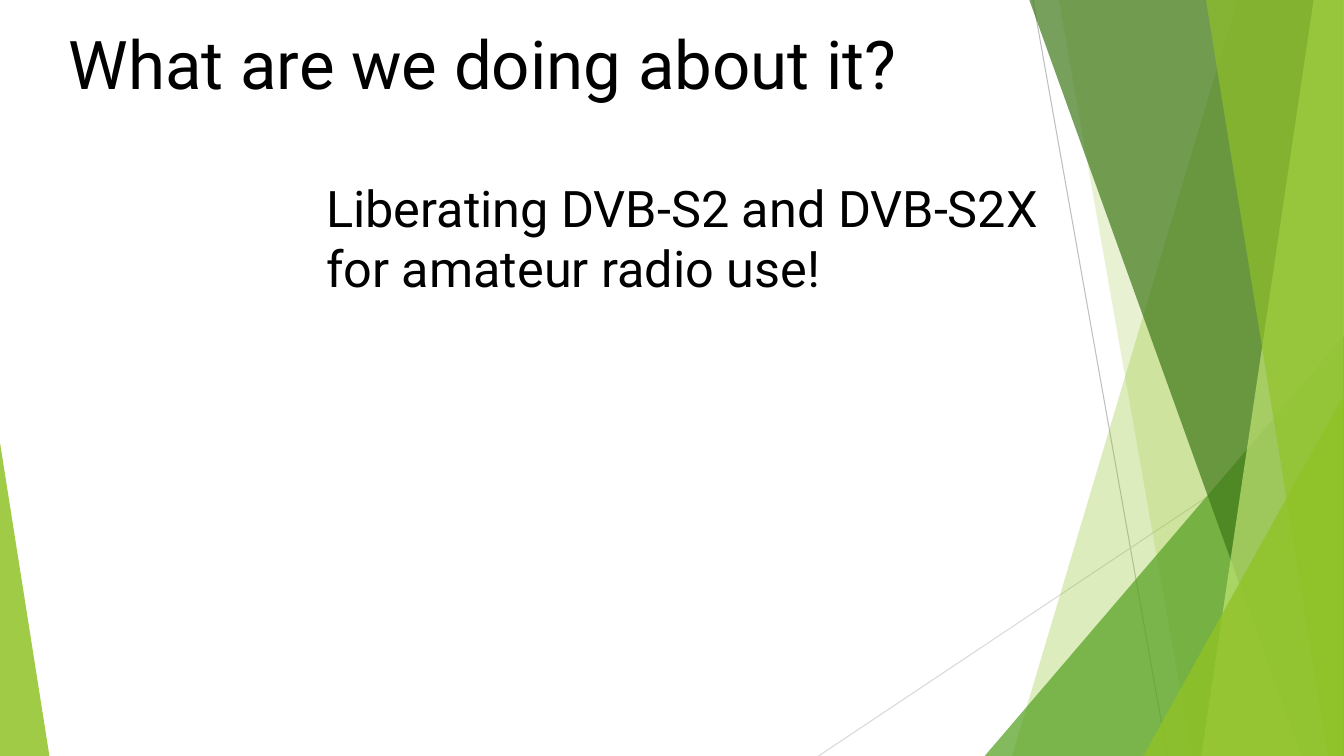
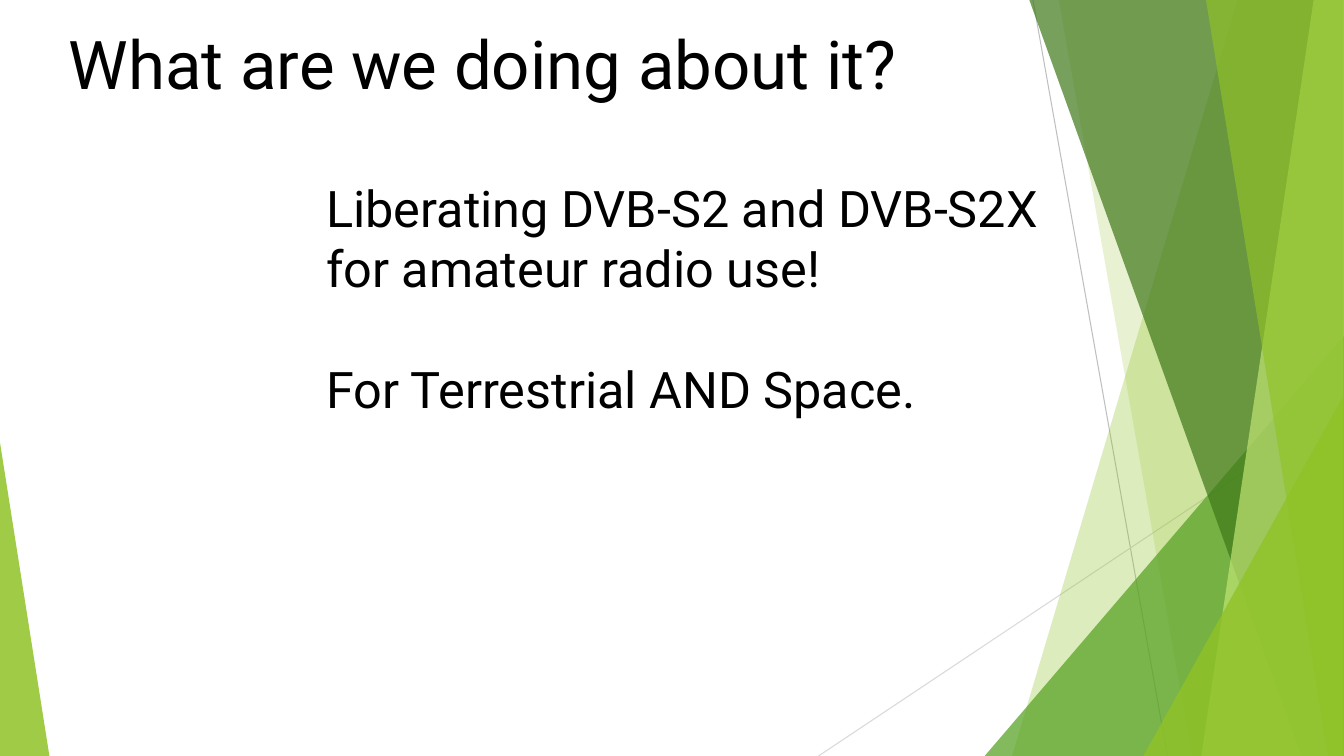
Before and after one commit to OpenResearchInstitute/documents, a slide deck: slide 6 of Papers_Articles_Presentations/Slide_Presentations/20180518Phase4ProjectHamvention.pptx. Drawn at 1344x756 pixels with LibreOffice and Linux fonts; fonts in the diff are those of the drawing. Boxes give left, top, right and bottom in pixels: in the first picture for what was removed or moved away, otherwise in the second. Text is boxed around its words. In the diff, an @@ line names an element or a change of style, - is before the commit and + after.

```diff
--- a/Papers_Articles_Presentations/Slide_Presentations/20180518Phase4ProjectHamvention.pptx
+++ b/Papers_Articles_Presentations/Slide_Presentations/20180518Phase4ProjectHamvention.pptx
@@ text at [326, 248, 916, 419]: text changed @@
-for amateur radio use!
+for amateur radio use!
+For Terrestrial AND Space.
```
Also in this commit, not shown: 2 other slides changed, 1 other file.
